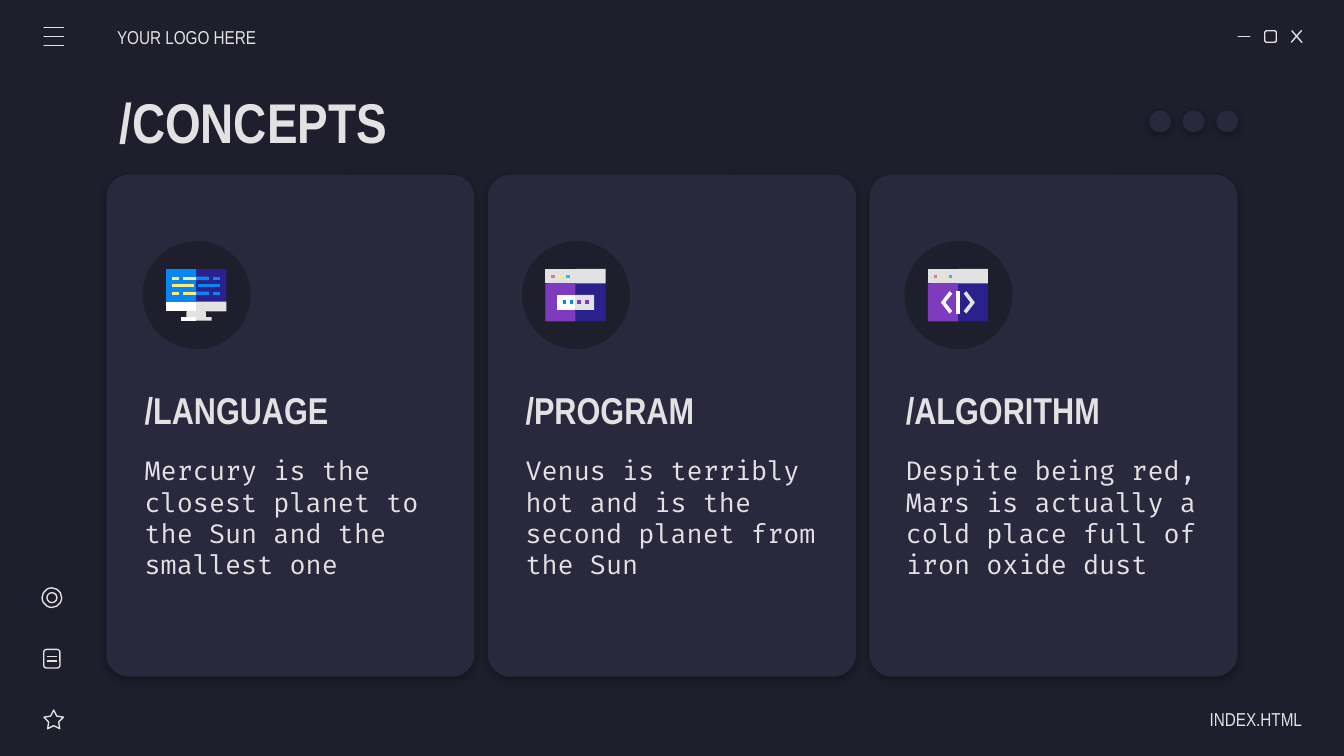
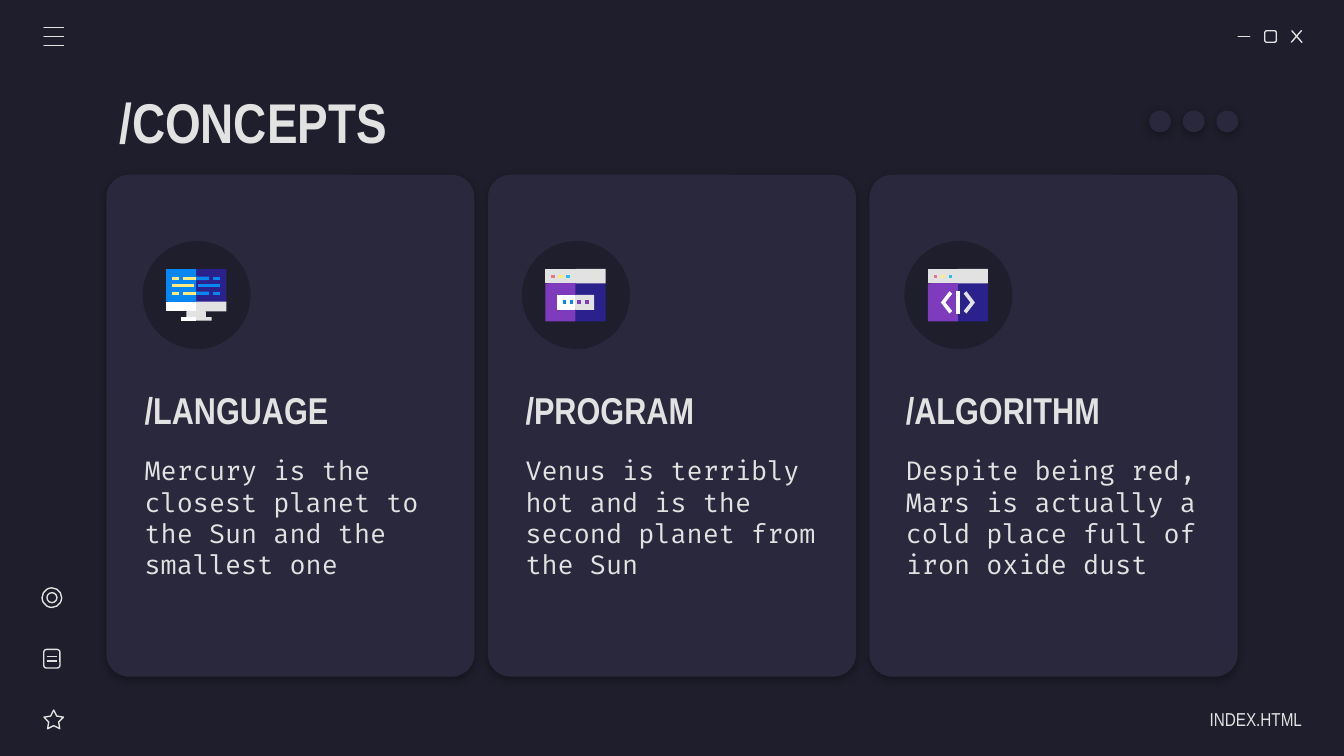
Before and after one commit to AlexanderSchallmeiner/Verhaltensdiagramme, a slide deck: slide 20 of Lukas Stranzinger/FlussdiagrammeV0.1.ppsx (slide 6 before the commit). Drawn at 1344x756 pixels with LibreOffice and Linux fonts; fonts in the diff are those of the drawing. Boxes give left, top, right and bottom in pixels: in the first picture for what was removed or moved away, otherwise in the second. Text is boxed around its words. In the diff, an @@ line names an element or a change of style, - is before the commit and + after.

```diff
--- a/Lukas Stranzinger/FlussdiagrammeV0.1.ppsx
+++ b/Lukas Stranzinger/FlussdiagrammeV0.1.ppsx
@@ subtitle removed at <box>117,31,256,44</box> @@
-YOUR LOGO HERE
```
Also in this commit, not shown: 3 other slides changed, 16 slides added, 3 slides removed.
